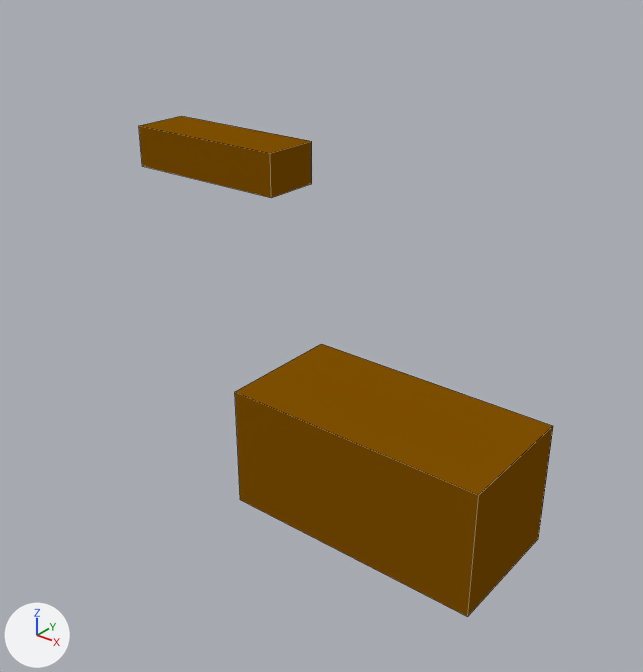
One commit to the Blender file obj/level2_Maze/level2_Maze.blend: the scene before it, then after it.
The view is the same before and after, from a 50 mm lens placed at (5.0, -5.0, 4.12), pointed at (-1.07, 2.59, -0.59). The axes (+X, +Y, +Z) are drawn at lower left. The lights are the same throughout. Mesh edges are drawn as thin lines. The same objects are shown in both versions, whatever each file hides.

The first picture shows 'Floor.020', 'Floor.033'.
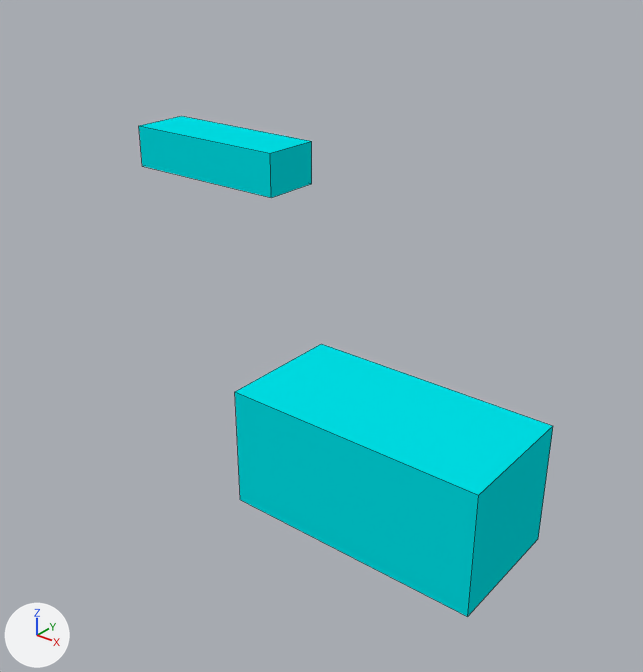
The change, as a diff of the scene's bpy script:
```diff
--- a/obj/level2_Maze/level2_Maze.blend.py
+++ b/obj/level2_Maze/level2_Maze.blend.py
@@ me_cube_059 @@
 me_cube_059.from_pydata(...)  # 8 vertices, 6 faces; spans x 0.0..1.0, y 0.0..1.0, z 0.0..1.0
-me_cube_059.materials.append(mat_wood)  # brown #825201
+me_cube_059.materials.append(mat_spawn)  # cyan #00e1e7
@@ me_cube_044 @@
 me_cube_044.from_pydata(...)  # 8 vertices, 6 faces; spans x 0.0..1.0, y 0.0..1.0, z 0.0..1.0
-me_cube_044.materials.append(mat_wood)  # brown #825201
+me_cube_044.materials.append(mat_spawn)  # cyan #00e1e7
```

Pixel boxes (x1, y1, x2, y2) of what changed, in the pictures (643 x 672 px):
'Floor.020', recoloured (brown to cyan): (235, 344, 553, 617) in both
'Floor.033', recoloured (brown to cyan): (139, 116, 312, 198) in both
